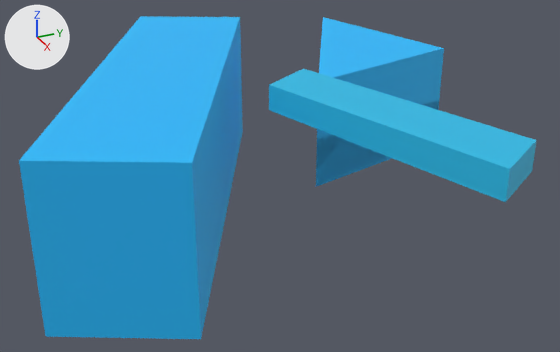
A saved change to the FBX model Spellslingers/Assets/Models/Runes/NoStone/Rune2NoStone.fbx.
One viewpoint serves both versions: a 50 mm lens placed at (1.57, -3.003, 2.286), pointed at (-0.476, -2.082, 1.263). The axes (+X, +Y, +Z) are drawn at upper left. The lights are the same throughout. Where no turn or scale is listed for an object, it has been applied to the vertices.
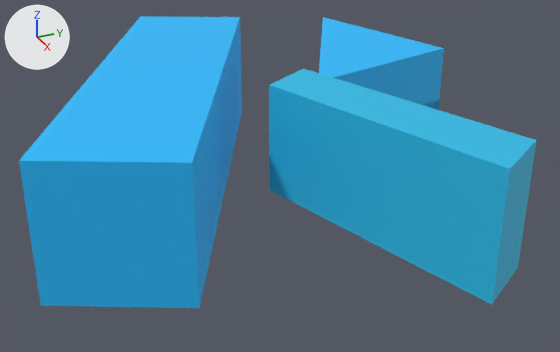
Where the change shows, as pixel boxes (x1, y1, x2, y2) in the pictures (560 x 352 px; the box of a moved part takes in the faces that stretch with it):
'Cube.001', mesh rescaled (10% shorter): before (19, 16, 243, 339); after (19, 16, 242, 308)
'Cube.002', reshaped (77% taller): before (269, 69, 537, 202); after (269, 69, 537, 305)
part 1 of me_cube_001, moved or reshaped: before (269, 108, 532, 202); after (269, 108, 532, 305)
part 2 of me_cube, moved or reshaped: before (41, 111, 243, 339); after (41, 111, 242, 308)

The change, as a diff of the scene's bpy script:
```diff
--- a/Spellslingers/Assets/Models/Runes/NoStone/Rune2NoStone.fbx.py
+++ b/Spellslingers/Assets/Models/Runes/NoStone/Rune2NoStone.fbx.py
@@ me_cube_001 @@
 me_cube_001.from_pydata(...)  # 8 vertices, 6 faces; spans x -0.326..0.641, y -0.099..0.272, z -0.235..-0.121
 # used by ob_cube_002; location = (-0.281, -2.011, 1.716)
 # before: 0 (-0.217, -0.099, -0.235) at pixel (269, 110), 2 (-0.326, 0.07, -0.235), 4 (0.641, 0.103, -0.203) at pixel (505, 202), 6 (0.532, 0.272, -0.203) at pixel (532, 171)
+# me_cube_001 part 1
+for i in [0, 2, 4, 6]: me_cube_001.vertices[i].co += Vector((0.0, 0.0, -0.271))
 me_cube_001.materials.append(mat_material_15)
@@ me_cube @@
 me_cube.from_pydata(...)  # 8 vertices, 6 faces; spans x -0.958..0.504, y -0.958..0.023, z 0.233..0.717
 # used by ob_cube_001; location = (-0.482, -1.921, 0.869)
+# me_cube part 2: the whole mesh is scaled about its middle by (1, 1, 0.808), then moved by (0.0, 0.0, 0.046)
 me_cube.materials.append(mat_material_003)
```
